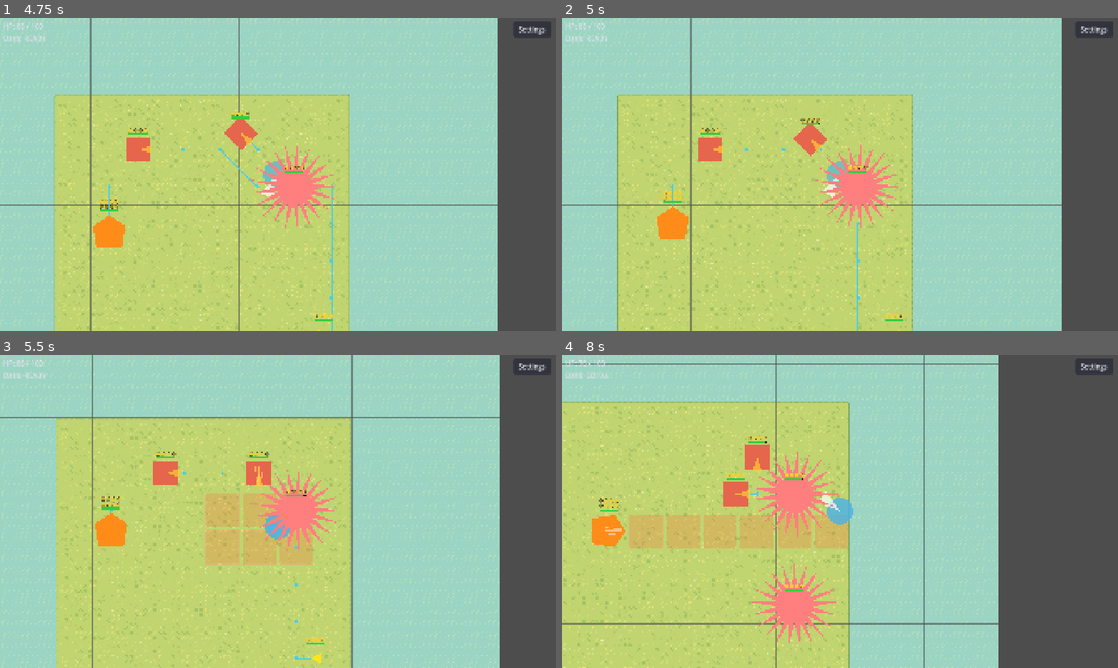
Above: before the commit, frames 1-4 (two rows, left to right).
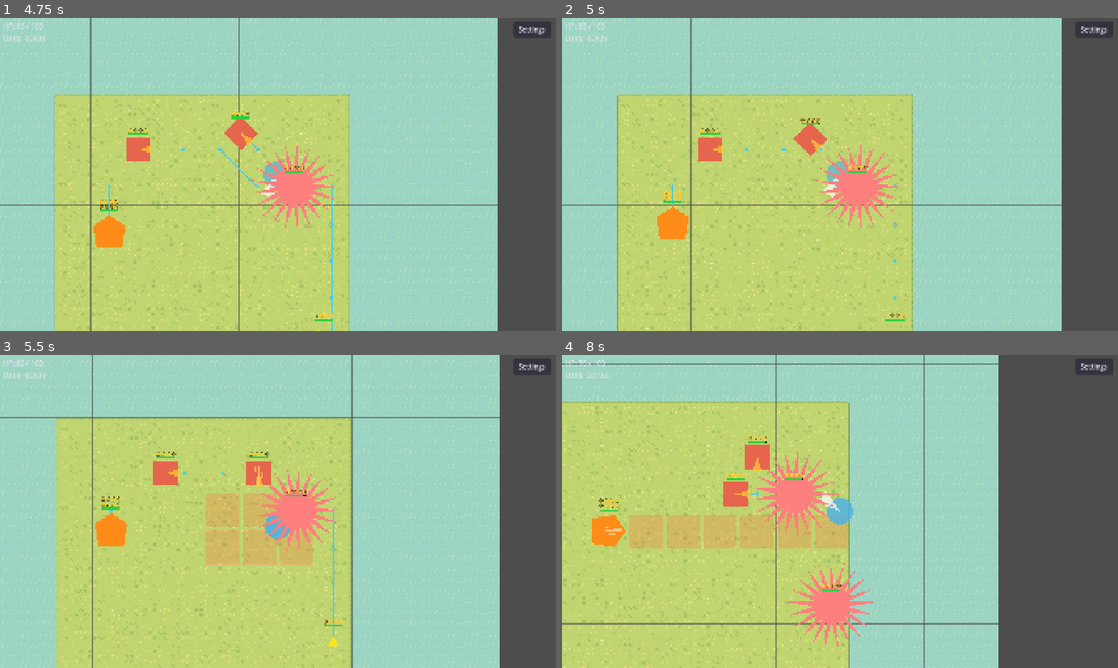
Above: after the commit, the same moments.

Repository: tomchang25/dash-and-slash
Game: Godot game, scene res://game/scenes/stages/dash_and_slash_arena.tscn
Same seed, same stepped clock (60 frames per second), same inputs: the game is played once before the commit and once after it.
Inputs (mouse positions are in pixels of both pictures, inside the frame that each line leads up to):
- Up to frame 1 (4.75 s): tap Enter at 0.5 s; move the mouse to (400, 158) at 0.52 s; press the mouse at (400, 158) at 0.53 s; hold D (move_right) 0.53-1.25 s; release the mouse at (400, 158) at 1.25 s; drag from (166, 190) to (300, 174) at 1.27 s; move the mouse to (333, 105) at 2.02 s; hold D (move_right) 2.03-2.75 s; hold Space (dash) 2.03-2.75 s; click (333, 105) at 2.3 s; drag from (250, 237) to (111, 127) at 2.77 s; move the mouse to (444, 221) at 3.52 s; press the mouse at (444, 221) at 3.53 s; hold A (move_left) 3.53-4.25 s; tap Alt at 3.6 s; release the mouse at (444, 221) at 4.25 s; drag from (111, 127) to (272, 187) at 4.27 s
- Up to frame 2 (5 s): no input
- Up to frame 3 (5.5 s): move the mouse to (305, 511) at 5.02 s; press the mouse at (305, 511) at 5.03 s; hold S (move_down) from 5.03 s (still down)
- Up to frame 4 (8 s): release S (move_down) at 5.75 s; release the mouse at (867, 511) at 5.75 s; drag from (756, 433) to (856, 483) at 5.77 s; move the mouse to (962, 495) at 6.52 s; hold W (move_up) 6.53-7.25 s; hold Space (dash) 6.53-7.25 s; click (962, 495) at 6.8 s; drag from (728, 527) to (795, 477) at 7.27 s

Frame 1 is identical in both runs. In frame 2, 0.1% of the frame differs, in the area x 53-62%, y 53-100%; in frame 3, 0.3%; in frame 4, 2.2%, in the area x 34-56%, y 66-94%.

Commit message:
fix(pathfinding): consolidate enemy fallback approach with ranked BFS
- Replace per-enemy adjacent-goal fallback with shared ranked BFS pathfinding
- Prevent idle-looping when all adjacent cells are occupied or impassable
- Add scoring that prioritizes nearer, shorter-path approach candidates

Diff:
--- a/game/entities/enemies/grid_enemy.gd
+++ b/game/entities/enemies/grid_enemy.gd
@@ -363,13 +363,7 @@
         path = _find_path_to_cell(start, NO_BLOCKED_CELL, [target_cell], false)
 
     if path.is_empty():
-        var fallback_goals := _collect_adjacent_goal_cells(target_cell, start)
-        if fallback_goals.is_empty():
-            return false
-        if start in fallback_goals:
-            queue_redraw()
-            return true
-        path = _find_path_to_cell(start, target_cell, fallback_goals, false)
+        return plan_approach_action()
 
     if path.is_empty():
         return false
@@ -382,7 +376,7 @@
     return true
 
 
-## Plans ordinary movement to a reachable cell adjacent to the target.
+## Plans ordinary movement toward the target, preferring adjacent cells when reachable.
 func plan_approach_action() -> bool:
     clear_planned_path()
     _reservation_is_attack = false
@@ -400,15 +394,17 @@
         queue_redraw()
         return true
 
-    var fallback_goals := _collect_adjacent_goal_cells(target_cell, start)
-    if fallback_goals.is_empty():
-        return false
-    if start in fallback_goals:
-        queue_redraw()
-        return true
-
-    var path := _find_path_to_cell(start, target_cell, fallback_goals, false)
+    var path := _find_path_to_best_reachable_cell(
+        start,
+        target_cell,
+        false,
+        func(cell: Vector2i) -> bool: return _is_approach_candidate(cell, target_cell),
+        func(cell: Vector2i, path_length: int) -> int: return _score_approach_candidate(cell, target_cell, path_length)
+    )
     if path.is_empty():
+        if _is_approach_candidate(start, target_cell):
+            queue_redraw()
+            return true
         return false
 
     _planned_path = path
@@ -673,13 +669,7 @@
         path = _find_path_to_cell(start, NO_BLOCKED_CELL, [target_cell], false)
 
     if path.is_empty():
-        var fallback_goals := _collect_adjacent_goal_cells(target_cell, start)
-        if fallback_goals.is_empty():
-            return false
-        if start in fallback_goals:
-            queue_redraw()
-            return true
-        path = _find_path_to_cell(start, target_cell, fallback_goals, false)
+        return plan_approach_action()
 
     if path.is_empty():
         return false
@@ -807,6 +797,85 @@
     return path
 
 
+func _find_path_to_best_reachable_cell(
+        start: Vector2i,
+        blocked_cell: Vector2i,
+        is_attack: bool,
+        is_candidate: Callable,
+        score_candidate: Callable,
+) -> Array[Vector2i]:
+    var queue: Array[Vector2i] = [start]
+    var came_from: Dictionary = { }
+    var distances: Dictionary = { }
+    var queue_index := 0
+    var best_cell := NO_BLOCKED_CELL
+    var best_score := 999999
+    var best_path_length := 999999
+    var endpoint_goals: Array[Vector2i] = []
+    came_from[start] = start
+    distances[start] = 0
+
+    while queue_index < queue.size():
+        var current := queue[queue_index]
+        queue_index += 1
+
+        var path_length: int = distances[current]
+        if _can_end_ranked_path_at(current, start, is_attack) and is_candidate.call(current):
+            var score: int = score_candidate.call(current, path_length)
+            if _is_better_ranked_endpoint(score, path_length, current, best_score, best_path_length, best_cell):
+                best_cell = current
+                best_score = score
+                best_path_length = path_length
+
+        for direction: Vector2i in _get_movement_directions():
+            var next := current + direction
+            if came_from.has(next):
+                continue
+            if not _can_path_through(current, next, start, blocked_cell, endpoint_goals, is_attack):
+                continue
+            came_from[next] = current
+            distances[next] = path_length + 1
+            queue.append(next)
+
+    if best_cell == NO_BLOCKED_CELL or best_cell == start:
+        var empty_path: Array[Vector2i] = []
+        return empty_path
+
+    return _reconstruct_path(came_from, best_cell)
+
+
+func _reconstruct_path(came_from: Dictionary, goal: Vector2i) -> Array[Vector2i]:
+    var path: Array[Vector2i] = []
+    var path_cell := goal
+    while came_from[path_cell] != path_cell:
+        path.push_front(path_cell)
+        path_cell = came_from[path_cell]
+    return path
+
+
+func _can_end_ranked_path_at(cell: Vector2i, start: Vector2i, is_attack: bool) -> bool:
+    return cell == start or _can_plan_goal_cell(cell, is_attack)
+
+
+func _is_better_ranked_endpoint(
+        score: int,
+        path_length: int,
+        cell: Vector2i,
+        best_score: int,
+        best_path_length: int,
+        best_cell: Vector2i,
+) -> bool:
+    if best_cell == NO_BLOCKED_CELL:
+        return true
+    if score != best_score:
+        return score < best_score
+    if path_length != best_path_length:
+        return path_length < best_path_length
+    if cell.y != best_cell.y:
+        return cell.y < best_cell.y
+    return cell.x < best_cell.x
+
+
 func _can_path_through(
         current: Vector2i,
         next: Vector2i,
@@ -847,15 +916,14 @@
     return _can_claim_committed_path_cell(cell, is_attack)
 
 
-func _collect_adjacent_goal_cells(target_cell: Vector2i, start: Vector2i) -> Array[Vector2i]:
-    var goal_cells: Array[Vector2i] = []
-    for direction: Vector2i in _get_movement_directions():
-        var neighbor := target_cell + direction
-        if not _grid.is_in_bounds(neighbor):
-            continue
-        if neighbor == start or _can_plan_goal_cell(neighbor, false):
-            goal_cells.append(neighbor)
-    return goal_cells
+func _is_approach_candidate(cell: Vector2i, target_cell: Vector2i) -> bool:
+    return cell != target_cell and _grid.is_walkable(cell)
+
+
+func _score_approach_candidate(cell: Vector2i, target_cell: Vector2i, path_length: int) -> int:
+    var distance := absi(cell.x - target_cell.x) + absi(cell.y - target_cell.y)
+    var adjacent_penalty := 0 if distance == 1 else 10000
+    return adjacent_penalty + distance * 100 + path_length
 
 
 func _collect_line_goal_cells(target_cell: Vector2i, start: Vector2i) -> Array[Vector2i]:
--- a/test/unit/test_enemy_pathfinding.gd
+++ b/test/unit/test_enemy_pathfinding.gd
@@ -12,6 +12,22 @@
 
     func find_path_to(goal_cells: Array[Vector2i]) -> Array[Vector2i]:
         return _find_path_to_cell(_grid_pos, NO_BLOCKED_CELL, goal_cells, false)
+
+
+    func setup_approach_grid(grid: GridArena, start: Vector2i, target: Node2D) -> void:
+        _grid = grid
+        _grid_pos = start
+        _target = target
+        _grid.register_occupant(self, [start])
+        _grid.register_enemy_entity(self)
+
+
+    func plan_approach() -> bool:
+        return plan_approach_action()
+
+
+    func get_planned_path() -> Array[Vector2i]:
+        return _planned_path.duplicate()
 
 
 var _grid: GridArena
@@ -59,3 +75,71 @@
     var path := enemy.find_path_to([Vector2i(4, 0)])
 
     assert_true(path.is_empty())
+
+
+func test_approach_moves_closer_when_adjacent_cells_are_occupied() -> void:
+    _setup_square_grid(Vector2i(5, 5))
+    var target_cell := Vector2i(2, 2)
+    var enemy: PathEnemy = autofree(PathEnemy.new())
+    enemy.setup_approach_grid(_grid, Vector2i(0, 0), _make_target(target_cell))
+    _occupy_cell(target_cell)
+    for direction: Vector2i in GridEnemy.CARDINAL_DIRECTIONS:
+        _occupy_cell(target_cell + direction)
+
+    assert_true(enemy.plan_approach())
+
+    var path := enemy.get_planned_path()
+    assert_false(path.is_empty())
+    assert_eq(path[path.size() - 1], Vector2i(1, 1))
+
+
+func test_approach_moves_closer_when_adjacent_cells_are_sea() -> void:
+    _setup_square_grid(Vector2i(7, 7))
+    var target_cell := Vector2i(4, 4)
+    var enemy: PathEnemy = autofree(PathEnemy.new())
+    enemy.setup_approach_grid(_grid, Vector2i(0, 4), _make_target(target_cell))
+    _occupy_cell(target_cell)
+    for direction: Vector2i in GridEnemy.CARDINAL_DIRECTIONS:
+        assert_true(_grid.set_sea(target_cell + direction))
+
+    assert_true(enemy.plan_approach())
+
+    var path := enemy.get_planned_path()
+    assert_false(path.is_empty())
+    assert_eq(path[path.size() - 1], Vector2i(2, 4))
+
+
+func test_approach_moves_closer_without_stealing_active_step_reservations() -> void:
+    _setup_square_grid(Vector2i(5, 5))
+    var target_cell := Vector2i(2, 2)
+    var enemy: PathEnemy = autofree(PathEnemy.new())
+    enemy.setup_approach_grid(_grid, Vector2i(0, 0), _make_target(target_cell))
+    _occupy_cell(target_cell)
+    for direction: Vector2i in GridEnemy.CARDINAL_DIRECTIONS:
+        var reserved_cell: Vector2i = target_cell + direction
+        var reserver: Node = autofree(Node.new())
+        assert_true(_grid.reserve_cells_with_active_steps(reserver, [reserved_cell], false, [reserved_cell]))
+
+    assert_true(enemy.plan_approach())
+
+    var path := enemy.get_planned_path()
+    assert_false(path.is_empty())
+    assert_eq(path[path.size() - 1], Vector2i(1, 1))
+
+
+func _setup_square_grid(size: Vector2i) -> void:
+    _grid = autofree(GridArena.new())
+    _grid.grid_size = size
+    _grid.starting_land_size = size
+    _grid.generate_grid()
+
+
+func _make_target(cell: Vector2i) -> Node2D:
+    var target: Node2D = autofree(Node2D.new())
+    target.global_position = _grid.cell_center(cell)
+    return target
+
+
+func _occupy_cell(cell: Vector2i) -> void:
+    var occupant: Node = autofree(Node.new())
+    _grid.register_occupant(occupant, [cell])
Not shown, changed: TODO.md
